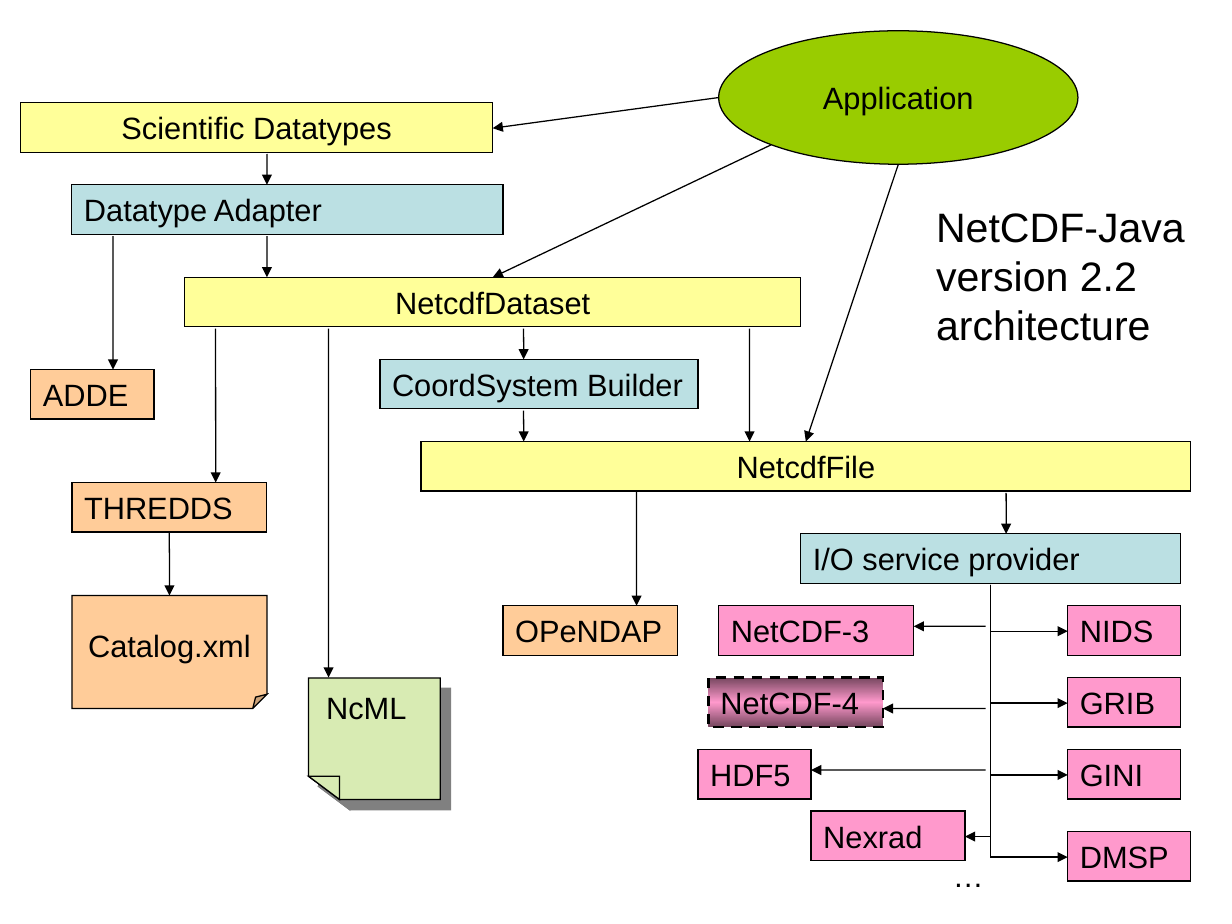
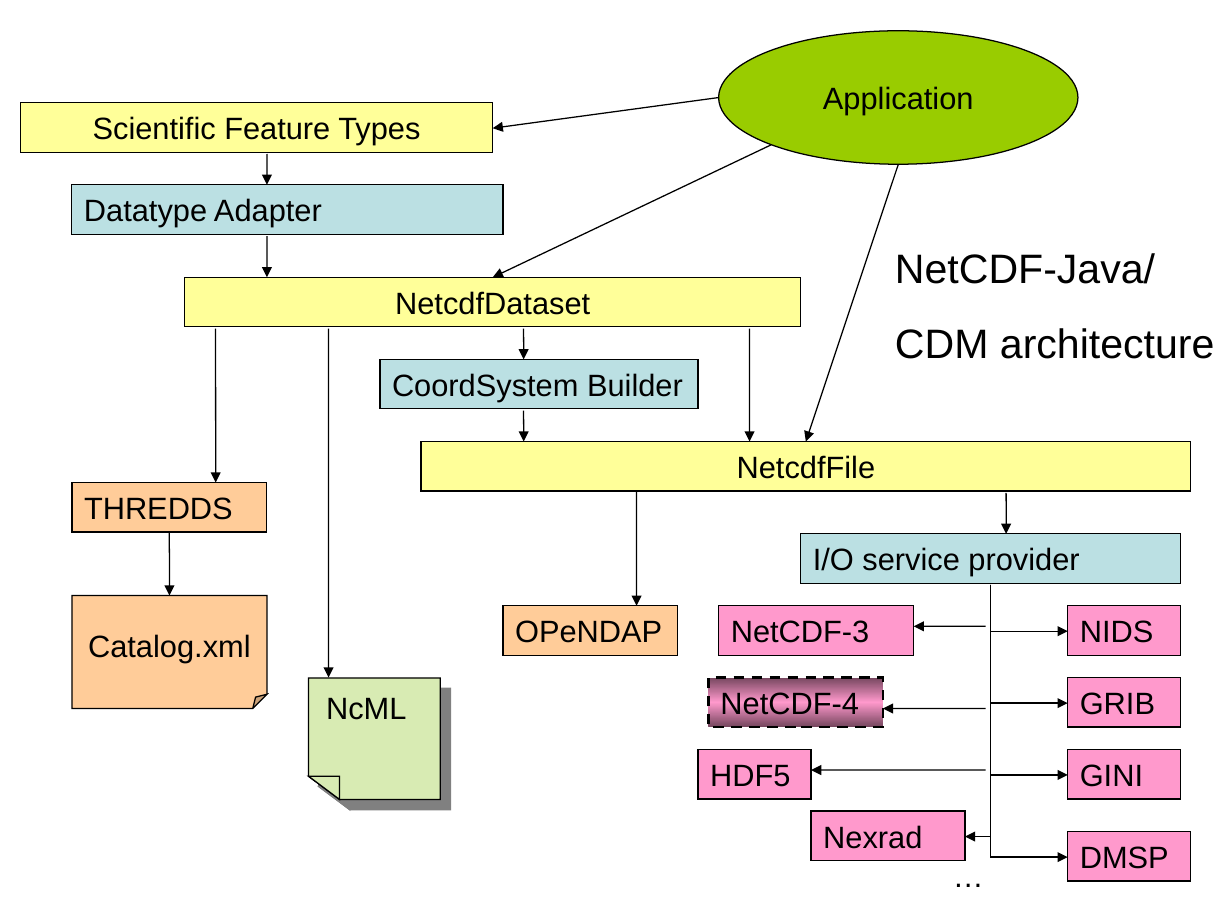
Before and after one commit to ooici-eoi/THREDDS, a slide deck: slide 7 of docs/web/netcdf-java/site/tutorial/CDMoverview.ppt (slide 6 before the commit). Drawn at 1232x924 pixels with LibreOffice and Linux fonts; fonts in the diff are those of the drawing; background and template pictures are left out. Boxes give left, top, right and bottom in pixels: in the first picture for what was removed or moved away, otherwise in the second. Text is boxed around its words. In the diff, an @@ line names an element or a change of style, - is before the commit and + after.

```diff
--- a/docs/web/netcdf-java/site/tutorial/CDMoverview.ppt
+++ b/docs/web/netcdf-java/site/tutorial/CDMoverview.ppt
@@ text in rectangle at (93, 116, 420, 145): text changed @@
-Scientific Datatypes
+Scientific Feature Types
@@ arrow removed from (113, 237) to (113, 370) @@
@@ text at (895, 253, 1215, 359): text changed @@
-NetCDF-Java version 2.2 architecture
+NetCDF-Java/
+CDM architecture
@@ rectangle removed at (31, 370, 154, 419) @@
-ADDE
```
Also in this commit, not shown: 13 other slides changed, 30 slides added, 18 slides removed.
